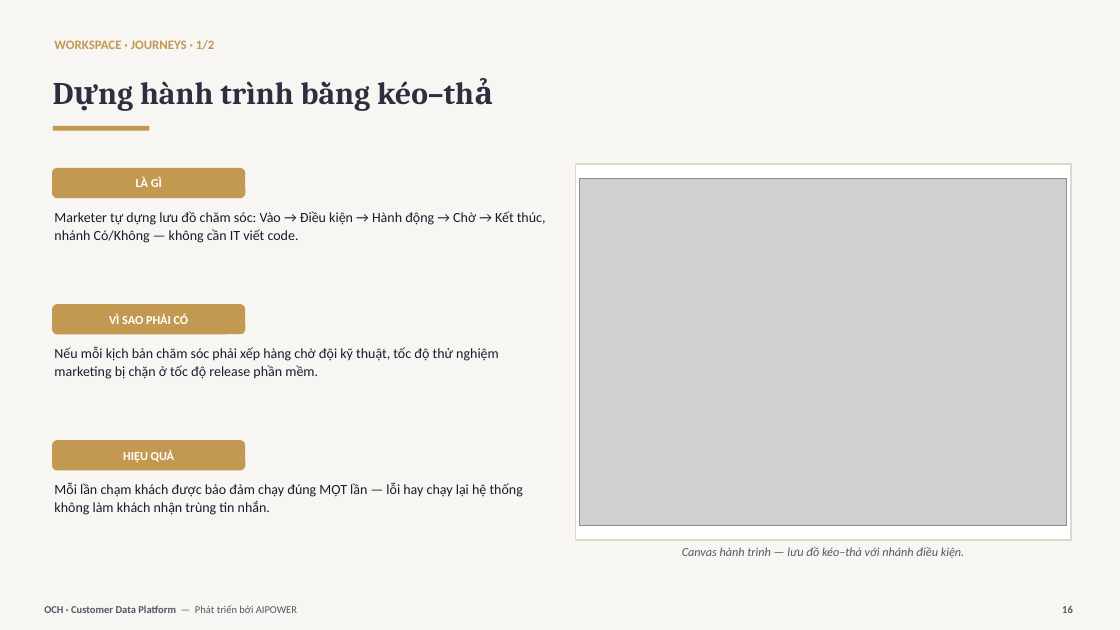
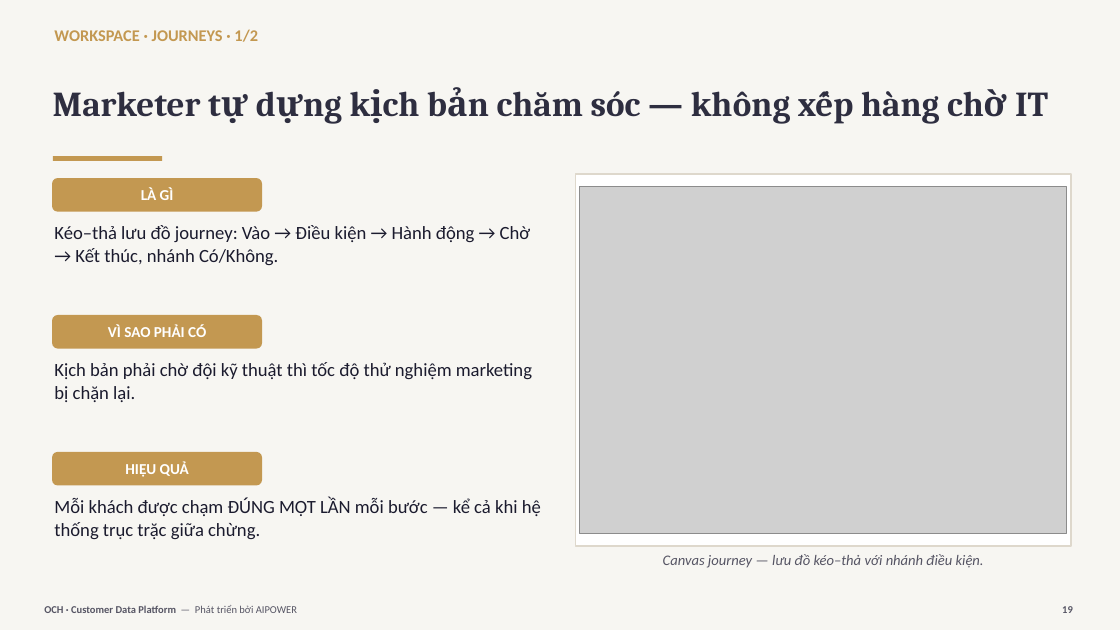
Before and after one commit to trungtm78/AICDP, a slide deck: slide 19 of docs/OCH-CDP-Gioi-thieu.pptx (slide 16 before the commit). Drawn at 1120x630 pixels with LibreOffice and Linux fonts; fonts in the diff are those of the drawing; grey boxes stand for pictures. Boxes give left, top, right and bottom in pixels: in the first picture for what was removed or moved away, otherwise in the second. Text is boxed around its words. In the diff, an @@ line names an element or a change of style, - is before the commit and + after.

```diff
--- a/docs/OCH-CDP-Gioi-thieu.pptx
+++ b/docs/OCH-CDP-Gioi-thieu.pptx
@@ text "WORKSPACE · JOURNEYS · 1/2": place and size @@
-text "WORKSPACE · JOURNEYS · 1/2" at <box>54,40,215,50</box>
+text "WORKSPACE · JOURNEYS · 1/2" at <box>54,29,258,42</box>
@@ text "WORKSPACE · JOURNEYS · 1/2" at <box>54,29,258,42</box>: size 11 to 14 pt @@
@@ text at <box>53,91,1048,124</box>: text changed; size 27 to 30 pt @@
-Dựng hành trình bằng kéo–thả
+Marketer tự dựng kịch bản chăm sóc — không xếp hàng chờ IT
@@ text "LÀ GÌ": place and size @@
-text "LÀ GÌ" at <box>136,177,162,187</box>
+text "LÀ GÌ" at <box>141,187,174,200</box>
@@ rounded rectangle: place and size @@
-rounded rectangle at <box>52,168,245,198</box>
+rounded rectangle at <box>52,178,262,212</box>
@@ rectangle: place and size @@
-rectangle at <box>53,126,150,131</box>
+rectangle at <box>53,156,162,161</box>
@@ rectangle: place and size @@
-rectangle at <box>576,164,1071,540</box>
+rectangle at <box>576,174,1071,546</box>
@@ picture: place and size @@
-picture at <box>580,179,1067,525</box>
+picture at <box>580,187,1067,533</box>
@@ text at <box>54,225,530,265</box>: text changed; size 12 to 16 pt @@
-Marketer tự dựng lưu đồ chăm sóc: Vào → Điều kiện → Hành động → Chờ → Kết thúc, nhánh Có/Không — không cần IT viết code.
+Kéo–thả lưu đồ journey: Vào → Điều kiện → Hành động → Chờ → Kết thúc, nhánh Có/Không.
@@ text "VÌ SAO PHẢI CÓ": place and size @@
-text "VÌ SAO PHẢI CÓ" at <box>109,313,189,324</box>
+text "VÌ SAO PHẢI CÓ" at <box>108,324,206,337</box>
@@ rounded rectangle: place and size @@
-rounded rectangle at <box>52,304,245,334</box>
+rounded rectangle at <box>52,315,262,349</box>
@@ text at <box>54,362,532,402</box>: text changed; size 12 to 16 pt @@
-Nếu mỗi kịch bản chăm sóc phải xếp hàng chờ đội kỹ thuật, tốc độ thử nghiệm marketing bị chặn ở tốc độ release phần mềm.
+Kịch bản phải chờ đội kỹ thuật thì tốc độ thử nghiệm marketing bị chặn lại.
@@ size 10.5 to 13 pt in 3 elements at <box>141,187,174,200</box>, <box>108,324,206,337</box>, <box>125,461,189,477</box> @@
@@ text "HIỆU QUẢ": place and size @@
-text "HIỆU QUẢ" at <box>123,450,174,462</box>
+text "HIỆU QUẢ" at <box>125,461,189,477</box>
@@ rounded rectangle: place and size @@
-rounded rectangle at <box>52,440,245,471</box>
+rounded rectangle at <box>52,452,262,486</box>
@@ text at <box>54,497,541,539</box>: text changed; size 12 to 16 pt @@
-Mỗi lần chạm khách được bảo đảm chạy đúng MỘT lần — lỗi hay chạy lại hệ thống không làm khách nhận trùng tin nhắn.
+Mỗi khách được chạm ĐÚNG MỘT LẦN mỗi bước — kể cả khi hệ thống trục trặc giữa chừng.
@@ text at <box>663,554,984,568</box>: text changed; size 10.5 to 12.5 pt @@
-Canvas hành trình — lưu đồ kéo–thả với nhánh điều kiện.
+Canvas journey — lưu đồ kéo–thả với nhánh điều kiện.
```
Also in this commit, not shown: 42 other slides changed, 1 slide added, 1 slide removed.
